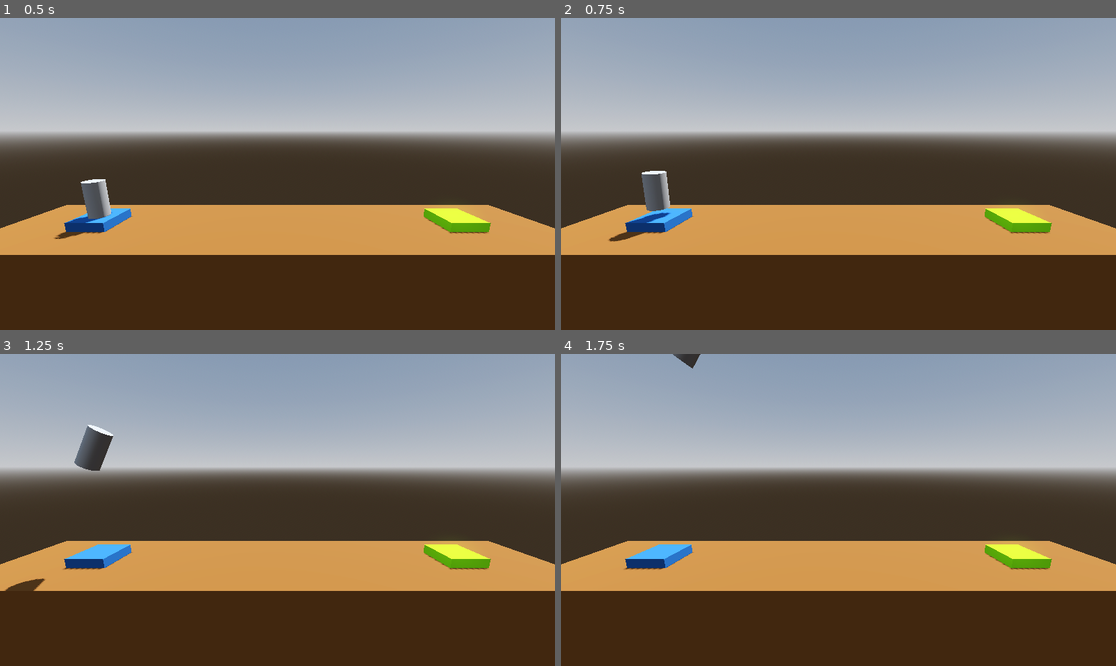
Above: before the commit, frames 1-4 (two rows, left to right).
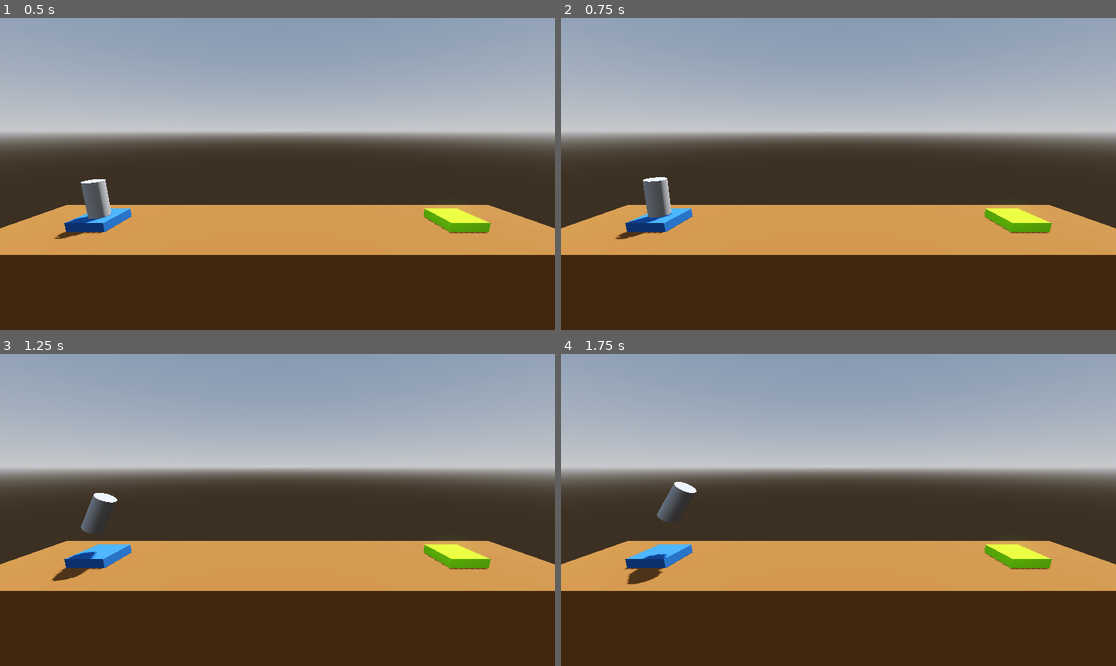
Above: after the commit, the same moments.

Repository: gdmbenedict/Project-Boost-Udemy-
Game: Godot game, scene res://Levels/level1.tscn
The game is run twice, just before and just after one commit, with the same random seed, the same clock (stepped at 60 frames per second) and the same inputs.
Inputs:
- Up to frame 1 (0.5 s): no input
- Up to frame 2 (0.75 s): tap Enter (ui_accept) at 0.5 s; hold Right (ui_right) from 0.53 s (still down); hold Space (boost, bound only after the commit) from 0.53 s (still down)
- Up to frame 3 (1.25 s): keep holding Right (ui_right); keep holding Space (boost, bound only after the commit); tap Enter (ui_accept) at 0.77, 0.8, 1.07 s
- Up to frame 4 (1.75 s): release Right (ui_right) at 1.28 s; release Space (boost, bound only after the commit) at 1.28 s; hold Left (ui_left) from 1.28 s (still down); tap Enter (ui_accept) at 1.35, 1.52 s; tap Space (boost, bound only after the commit) at 1.55 s

Frame 1 is identical in both runs. In frame 2, 0.3% of the frame differs, in the area x 8-21%, y 48-72%; in frame 3, 1.4%, in the area x 0-22%, y 22-76%; in frame 4, 0.8%.

Commit message:
Changed Player Keybinds
changed key binds using the Godot input manager.

Diff:
--- a/Prefabs/player.tscn
+++ b/Prefabs/player.tscn
@@ -10,9 +10,11 @@
 axis_lock_linear_z = true
 axis_lock_angular_x = true
 axis_lock_angular_y = true
+contact_monitor = true
 linear_damp = 1.0
 angular_damp = 3.0
 script = ExtResource("1_4ath5")
+thrustSpeed = 1
 
 [node name="MeshInstance3D" type="MeshInstance3D" parent="."]
 mesh = SubResource("CylinderMesh_wytit")
--- a/Scripts/Player.gd
+++ b/Scripts/Player.gd
@@ -1,7 +1,7 @@
 extends RigidBody3D
 
-var thrustSpeed: int = 2
-var turnSpeed: int = 1
+@export var thrustSpeed: int = 2
+@export var turnSpeed: int = 1
 var forceMult: float = 1000.0
 var torqueMult: float = 100.0
 
@@ -14,13 +14,18 @@
 func _process(delta: float) -> void:
 
 	# thrust logic
-	if Input.is_action_pressed("ui_accept"):
+	if Input.is_action_pressed("boost"):
 		apply_central_force(basis.y * thrustSpeed * forceMult * delta)
 
 	# turn left logic
-	if Input.is_action_pressed("ui_left"):
+	if Input.is_action_pressed("rotate_left"):
 		apply_torque(Vector3(0.0, 0.0, turnSpeed * torqueMult * delta))
 
 	#turn right logic
-	if Input.is_action_pressed("ui_right"):
+	if Input.is_action_pressed("rotate_right"):
 		apply_torque(Vector3(0.0, 0.0, -turnSpeed * torqueMult * delta))
+
+
+
+func _on_body_entered(body: Node) -> void:
+	pass # Replace with function body.
--- a/project.godot
+++ b/project.godot
@@ -14,3 +14,24 @@
 run/main_scene="res://Levels/level1.tscn"
 config/features=PackedStringArray("4.2", "Forward Plus")
 config/icon="res://icon.svg"
+
+[input]
+
+boost={
+"deadzone": 0.5,
+"events": [Object(InputEventKey,"resource_local_to_scene":false,"resource_name":"","device":-1,"window_id":0,"alt_pressed":false,"shift_pressed":false,"ctrl_pressed":false,"meta_pressed":false,"pressed":false,"keycode":0,"physical_keycode":32,"key_label":0,"unicode":32,"echo":false,"script":null)
+, Object(InputEventKey,"resource_local_to_scene":false,"resource_name":"","device":-1,"window_id":0,"alt_pressed":false,"shift_pressed":false,"ctrl_pressed":false,"meta_pressed":false,"pressed":false,"keycode":0,"physical_keycode":87,"key_label":0,"unicode":119,"echo":false,"script":null)
+]
+}
+rotate_left={
+"deadzone": 0.5,
+"events": [Object(InputEventKey,"resource_local_to_scene":false,"resource_name":"","device":-1,"window_id":0,"alt_pressed":false,"shift_pressed":false,"ctrl_pressed":false,"meta_pressed":false,"pressed":false,"keycode":0,"physical_keycode":65,"key_label":0,"unicode":97,"echo":false,"script":null)
+, Object(InputEventKey,"resource_local_to_scene":false,"resource_name":"","device":-1,"window_id":0,"alt_pressed":false,"shift_pressed":false,"ctrl_pressed":false,"meta_pressed":false,"pressed":false,"keycode":0,"physical_keycode":4194319,"key_label":0,"unicode":0,"echo":false,"script":null)
+]
+}
+rotate_right={
+"deadzone": 0.5,
+"events": [Object(InputEventKey,"resource_local_to_scene":false,"resource_name":"","device":-1,"window_id":0,"alt_pressed":false,"shift_pressed":false,"ctrl_pressed":false,"meta_pressed":false,"pressed":false,"keycode":0,"physical_keycode":68,"key_label":0,"unicode":100,"echo":false,"script":null)
+, Object(InputEventKey,"resource_local_to_scene":false,"resource_name":"","device":-1,"window_id":0,"alt_pressed":false,"shift_pressed":false,"ctrl_pressed":false,"meta_pressed":false,"pressed":false,"keycode":0,"physical_keycode":4194321,"key_label":0,"unicode":0,"echo":false,"script":null)
+]
+}
